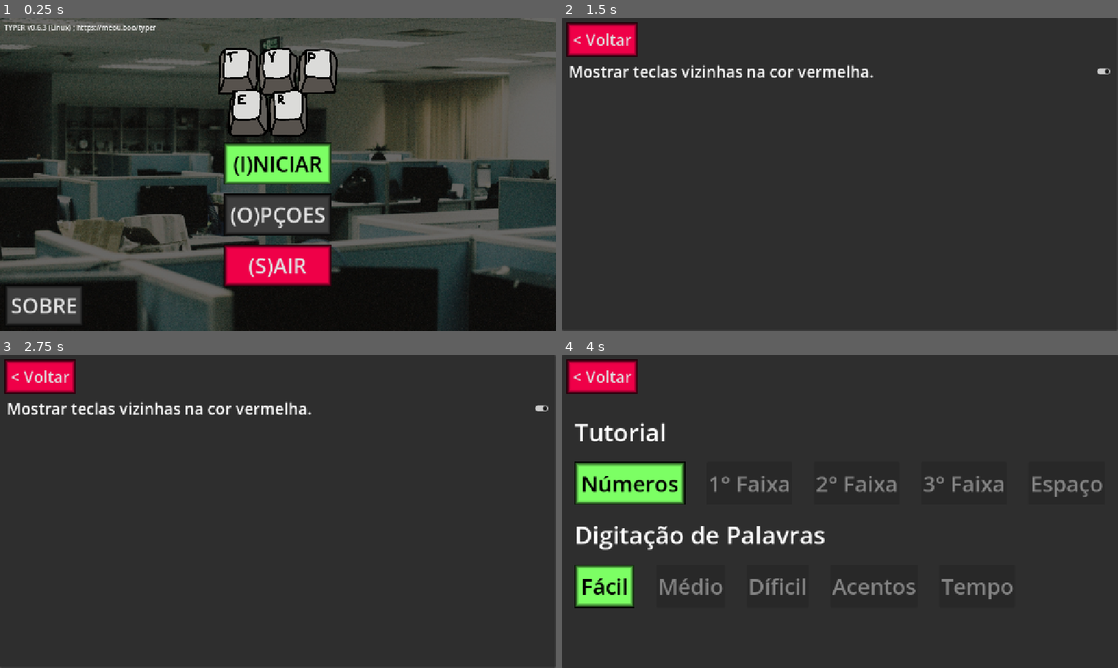
Above: before the commit, frames 1-4 (two rows, left to right).
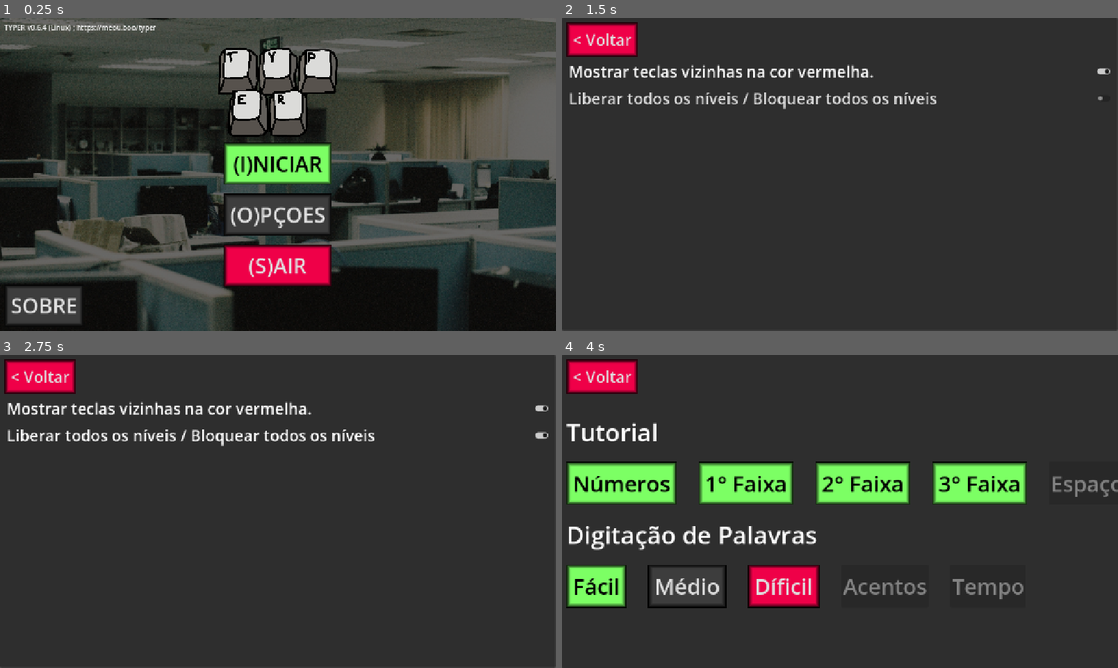
Above: after the commit, the same moments.

Repository: rafameou/typer
Game: Godot game, scene res://scenes/menu_iniciar.tscn
The game is run twice, just before and just after one commit, with the same random seed, the same clock (stepped at 60 frames per second) and the same inputs.
Inputs (mouse positions are in pixels of both pictures, inside the frame that each line leads up to):
- Up to frame 1 (0.25 s): no input
- Up to frame 2 (1.5 s): click "(O)PÇOES" at 0.5 s; click "Mostrar teclas vizinhas na co…" at 1.25 s
- Up to frame 3 (2.75 s): click (278, 436) at 2 s, where only the run after the commit has a clickable "Liberar todos os níveis / Blo…"
- Up to frame 4 (4 s): click "< Voltar" at 2.75 s; click "(I)NICIAR" at 3.5 s

The runs differ from the first frame. In frame 1, less than 0.1% of the frame differs, in the area x 7-9%, y 2-4%; in frame 2, 1.1%; in frame 3, 1.1%; in frame 4, 15%, in the area x 0-100%, y 21-81%.

Commit message:
typer 0.6.4
adicionado botão para resetar/desbloquear todas as fases

Diff:
--- a/project.godot
+++ b/project.godot
@@ -11,7 +11,7 @@
 [application]
 
 config/name="typer"
-config/version="0.6.3"
+config/version="0.6.4"
 run/main_scene="uid://25742lpqumsd"
 config/features=PackedStringArray("4.6", "GL Compatibility")
 boot_splash/bg_color=Color(0.14117648, 0.14117648, 0.14117648, 0)
--- a/scenes/opcoes.tscn
+++ b/scenes/opcoes.tscn
@@ -40,5 +40,11 @@
 theme_override_font_sizes/font_size = 36
 text = "Mostrar teclas vizinhas na cor vermelha."
 
+[node name="CheckButton2" type="CheckButton" parent="PanelContainer/MarginContainer/VBoxContainer" unique_id=1551723644]
+layout_mode = 2
+theme_override_font_sizes/font_size = 36
+text = "Liberar todos os níveis / Bloquear todos os níveis"
+
 [connection signal="pressed" from="PanelContainer/MarginContainer/VBoxContainer/HBoxContainer/voltar" to="." method="_on_voltar_pressed"]
 [connection signal="toggled" from="PanelContainer/MarginContainer/VBoxContainer/CheckButton" to="." method="_on_check_button_toggled"]
+[connection signal="toggled" from="PanelContainer/MarginContainer/VBoxContainer/CheckButton2" to="." method="_on_check_button_2_toggled"]
--- a/src/opcoes.gd
+++ b/src/opcoes.gd
@@ -16,3 +16,13 @@
 func _on_check_button_toggled(toggled_on: bool) -> void:
 	g.toggle_vizinhos = toggled_on
 	pass # Replace with function body.
+
+
+func _on_check_button_2_toggled(toggled_on: bool) -> void:
+	if toggled_on:
+		g.tuto_bump = 4
+		g.nivel_bump = 4
+	else:
+		g.tuto_bump = 0
+		g.nivel_bump = 0
+	pass # Replace with function body.
